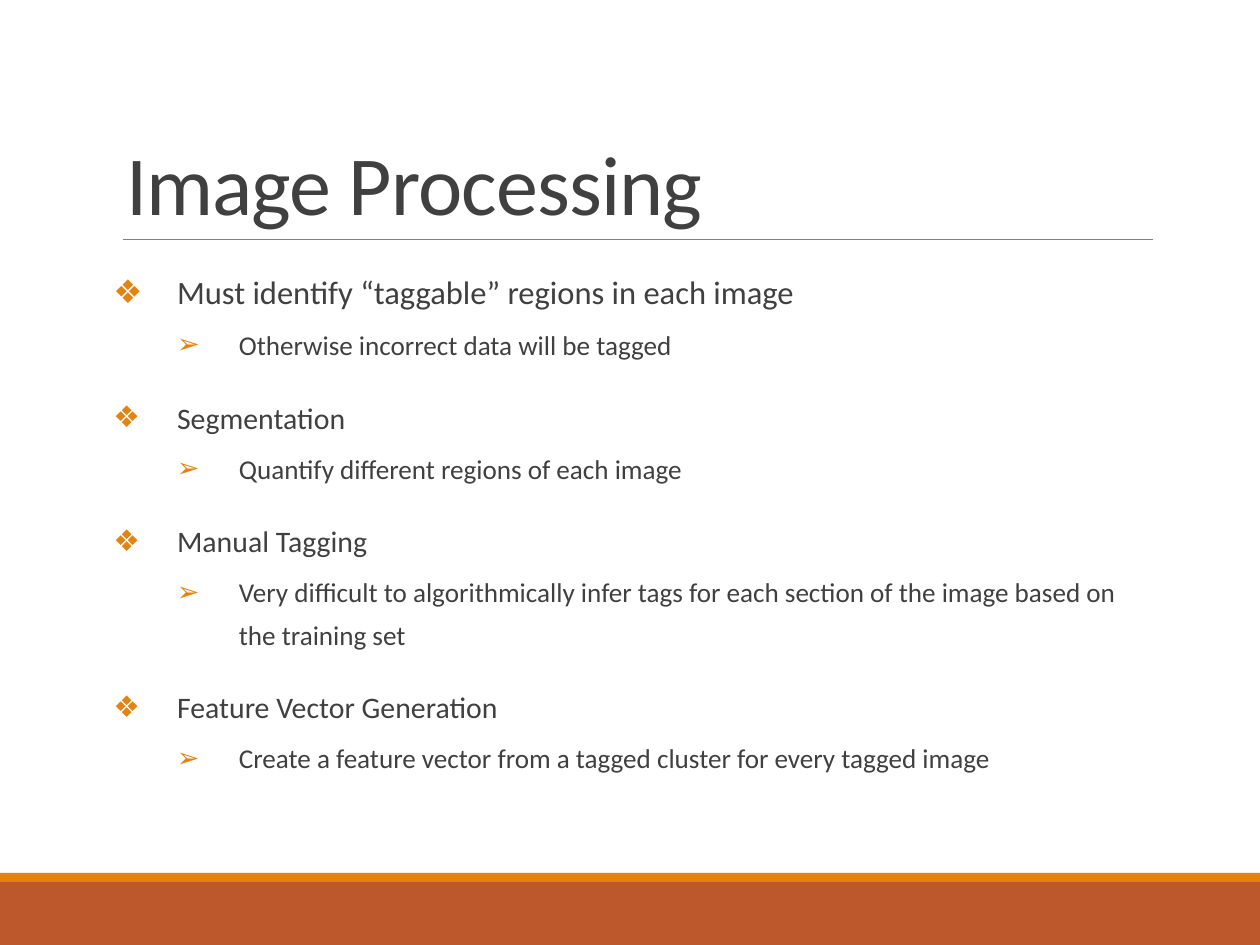
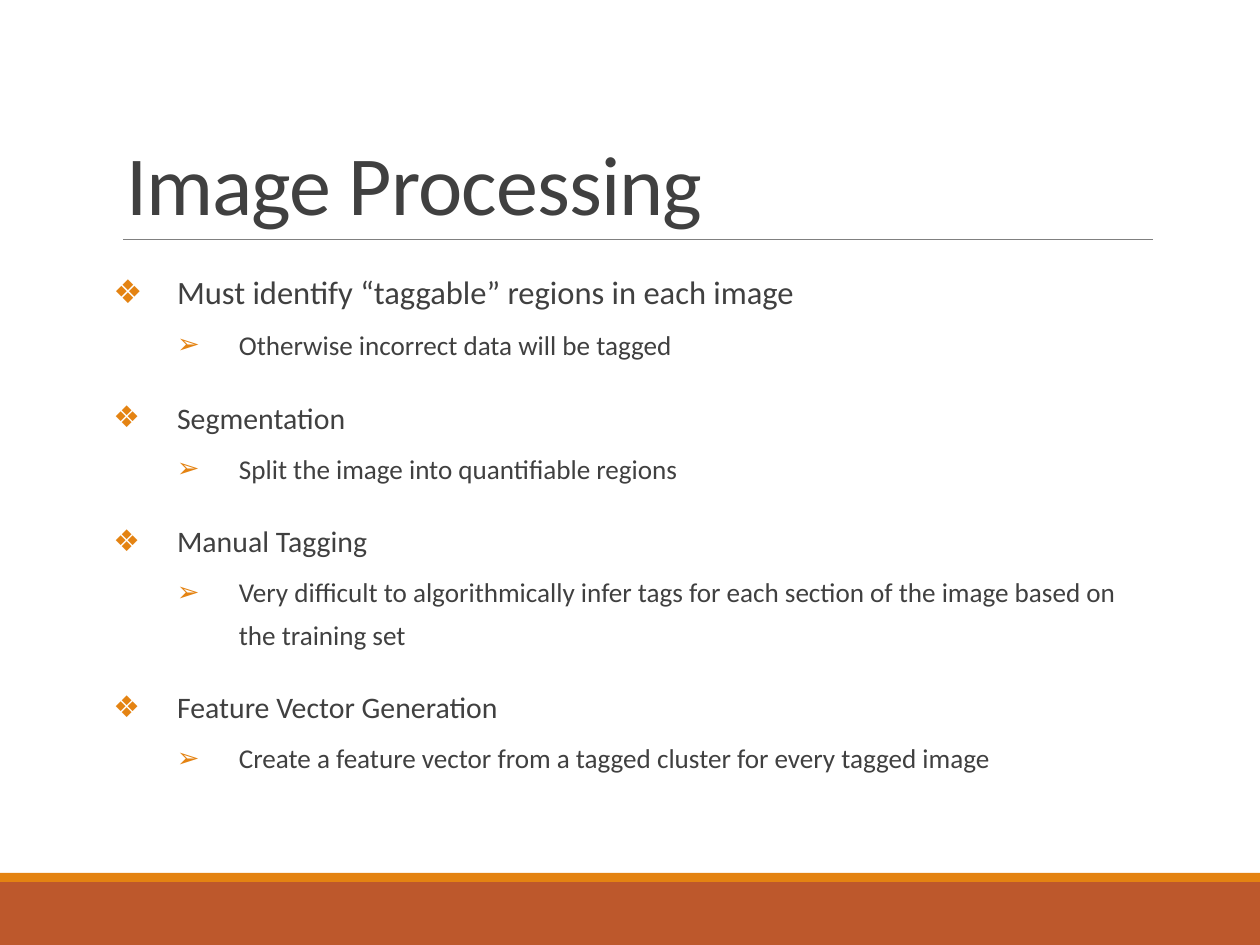
Before and after one commit to somyamohanty/Pixel_Dawgs, a slide deck: slide 5 of Documents/Final Presentation.pptx. Drawn at 1260x945 pixels with LibreOffice and Linux fonts; fonts in the diff are those of the drawing. Boxes give left, top, right and bottom in pixels: in the first picture for what was removed or moved away, otherwise in the second. Text is boxed around its words. In the diff, an @@ line names an element or a change of style, - is before the commit and + after.

```diff
--- a/Documents/Final Presentation.pptx
+++ b/Documents/Final Presentation.pptx
@@ text at <box>239,460,677,484</box>: text changed @@
-  ➢ Quantify different regions of each image
+  ➢ Split the image into quantifiable regions
```
Also in this commit, not shown: 6 other slides changed, 1 slide added.
